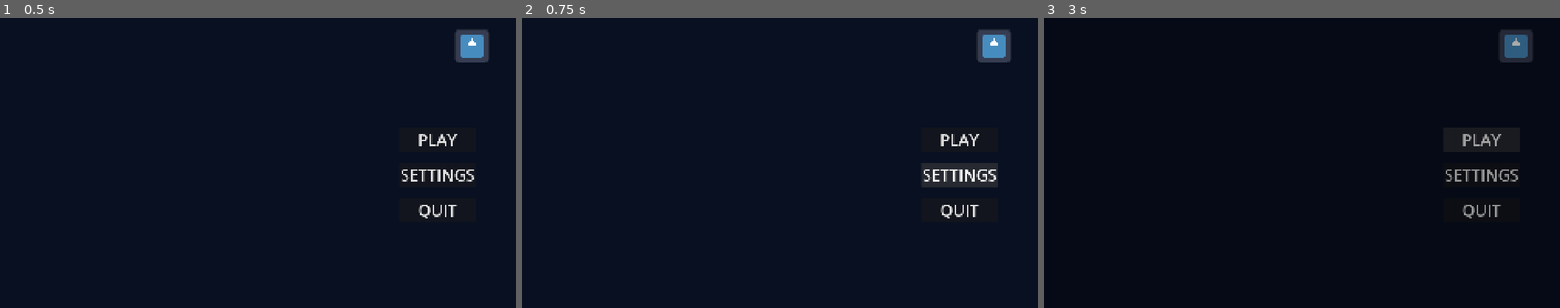
Above: before the commit, frames 1-3 (left to right).
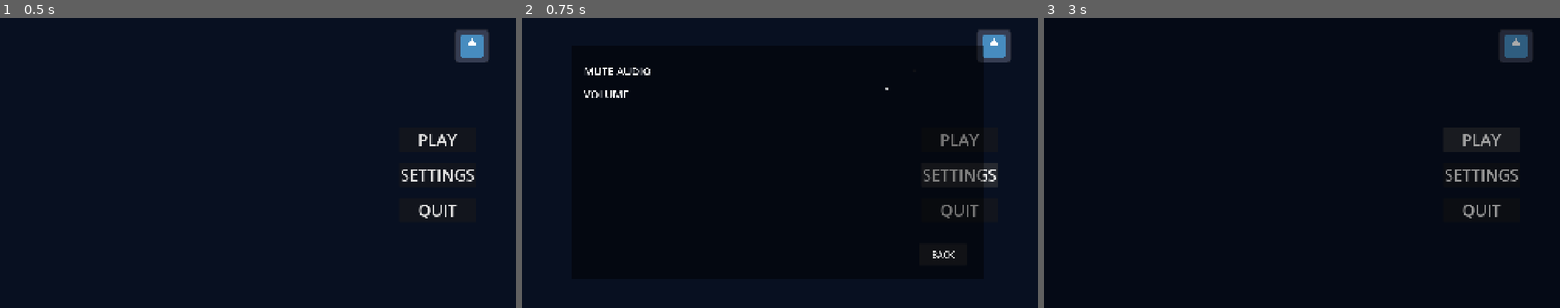
Above: after the commit, the same moments.

Repository: g3evorz/Gameseed-2026
Game: Godot game, scene res://Scenes/Homescreen.tscn
The game is run twice, just before and just after one commit, with the same random seed, the same clock (stepped at 60 frames per second) and the same inputs. The engine's default icon, where the game draws it, is replaced by a stand-in: a white triangle on a blue panel in a dark square.
Inputs (mouse positions are in pixels of both pictures, inside the frame that each line leads up to):
- Up to frame 1 (0.5 s): no input
- Up to frame 2 (0.75 s): click "SETTINGS" at 0.5 s
- Up to frame 3 (3 s): click (1436, 70) at 1.27 s; click (1467, 255) at 2 s, where only the run after the commit has a clickable "BACK"; click "PLAY" at 2.75 s

Frame 1 is identical in both runs. In frame 2, 0.9% of the frame differs, in the area x 12-90%, y 9-83%; in frame 3, nothing differs.

Commit message:
Add settings and audio handler

Diff:
--- a/Scenes/Homescreen.tscn
+++ b/Scenes/Homescreen.tscn
@@ -74,7 +74,95 @@
 [node name="ConfirmationPanel" parent="." unique_id=699353212 instance=ExtResource("3_b08y3")]
 layout_mode = 1
 
+[node name="SettingsPanel" type="Control" parent="." unique_id=426690044]
+layout_mode = 1
+anchors_preset = 15
+anchor_right = 1.0
+anchor_bottom = 1.0
+grow_horizontal = 2
+grow_vertical = 2
+
+[node name="ColorRect" type="ColorRect" parent="SettingsPanel" unique_id=350844861]
+layout_mode = 1
+anchors_preset = 8
+anchor_left = 0.5
+anchor_top = 0.5
+anchor_right = 0.5
+anchor_bottom = 0.5
+offset_left = -777.99994
+offset_top = -433.99997
+offset_right = 1142.0
+offset_bottom = 646.0
+grow_horizontal = 2
+grow_vertical = 2
+scale = Vector2(0.8, 0.8)
+color = Color(0, 0, 0, 0.4745098)
+
+[node name="MarginContainer" type="MarginContainer" parent="SettingsPanel/ColorRect" unique_id=116522752]
+layout_mode = 1
+anchors_preset = 15
+anchor_right = 1.0
+anchor_bottom = 1.0
+grow_horizontal = 2
+grow_vertical = 2
+theme_override_constants/margin_left = 60
+theme_override_constants/margin_top = 80
+theme_override_constants/margin_right = 60
+theme_override_constants/margin_bottom = 50
+
+[node name="VBoxContainer" type="VBoxContainer" parent="SettingsPanel/ColorRect/MarginContainer" unique_id=697842172]
+layout_mode = 2
+theme_override_constants/separation = 40
+
+[node name="HBoxContainer" type="HBoxContainer" parent="SettingsPanel/ColorRect/MarginContainer/VBoxContainer" unique_id=976005815]
+layout_mode = 2
+theme_override_constants/separation = 1200
+
+[node name="MuteLabel" type="Label" parent="SettingsPanel/ColorRect/MarginContainer/VBoxContainer/HBoxContainer" unique_id=1578302864]
+layout_mode = 2
+theme_override_font_sizes/font_size = 50
+text = "MUTE AUDIO "
+
+[node name="Mute" type="CheckBox" parent="SettingsPanel/ColorRect/MarginContainer/VBoxContainer/HBoxContainer" unique_id=292162702]
+layout_mode = 2
+
+[node name="HBoxContainer2" type="HBoxContainer" parent="SettingsPanel/ColorRect/MarginContainer/VBoxContainer" unique_id=1501142483]
+layout_mode = 2
+theme_override_constants/separation = 1200
+
+[node name="Volume" type="Label" parent="SettingsPanel/ColorRect/MarginContainer/VBoxContainer/HBoxContainer2" unique_id=983705103]
+layout_mode = 2
+theme_override_font_sizes/font_size = 50
+text = "VOLUME"
+
+[node name="VolumeSlider" type="HSlider" parent="SettingsPanel/ColorRect/MarginContainer/VBoxContainer/HBoxContainer2" unique_id=1292663245]
+layout_mode = 2
+max_value = 1.0
+step = 0.05
+
+[node name="MarginContainer2" type="MarginContainer" parent="SettingsPanel/ColorRect" unique_id=325341801]
+layout_mode = 1
+anchors_preset = 3
+anchor_left = 1.0
+anchor_top = 1.0
+anchor_right = 1.0
+anchor_bottom = 1.0
+offset_left = -300.0
+offset_top = -161.0
+grow_horizontal = 0
+grow_vertical = 0
+theme_override_constants/margin_right = 80
+theme_override_constants/margin_bottom = 60
+
+[node name="BackSettings" type="Button" parent="SettingsPanel/ColorRect/MarginContainer2" unique_id=1032263527]
+layout_mode = 2
+theme_override_font_sizes/font_size = 40
+text = "BACK"
+
 [connection signal="pressed" from="ColorRect/MarginButton/VBoxContainer/ButtonPlay" to="." method="_on_button_play_pressed"]
 [connection signal="pressed" from="ColorRect/MarginButton/VBoxContainer/ButtonSettings" to="." method="_on_button_settings_pressed"]
 [connection signal="pressed" from="ColorRect/MarginButton/VBoxContainer/ButtonExit" to="." method="_on_button_exit_pressed"]
 [connection signal="konfirmasi_ya" from="ConfirmationPanel" to="." method="_on_confirmation_panel_konfirmasi_ya"]
+[connection signal="toggled" from="SettingsPanel/ColorRect/MarginContainer/VBoxContainer/HBoxContainer/Mute" to="." method="_on_mute_toggled"]
+[connection signal="value_changed" from="SettingsPanel/ColorRect/MarginContainer/VBoxContainer/HBoxContainer2/VolumeSlider" to="." method="_on_volume_slider_value_changed"]
+[connection signal="pressed" from="SettingsPanel/ColorRect/MarginContainer2/BackSettings" to="." method="_on_back_settings_pressed"]
--- /dev/null
+++ b/Script/autoload/AudioManager.gd
@@ -0,0 +1,52 @@
+extends Node
+
+const SAVE_PATH = "user://audio_settings.cfg"
+var master_bus_index: int
+
+# Variabel penyimpan status audio saat ini
+var current_volume: float = 1.0 # 1.0 = 100%, 0.5 = 50%
+var is_muted: bool = false
+
+func _ready():
+	# Mengambil indeks dari Bus "Master" bawaan Godot
+	master_bus_index = AudioServer.get_bus_index("Master")
+
+	load_audio_settings()
+	terapkan_pengaturan()
+
+# Dipanggil oleh UI Slider
+func set_volume(nilai: float):
+	current_volume = nilai
+	terapkan_pengaturan()
+	save_audio_settings()
+
+# Dipanggil oleh UI CheckButton (Mute)
+func set_mute(kondisi: bool):
+	is_muted = kondisi
+	terapkan_pengaturan()
+	save_audio_settings()
+
+# Mengeksekusi perubahan ke engine Godot
+func terapkan_pengaturan():
+	# Mute / Unmute
+	AudioServer.set_bus_mute(master_bus_index, is_muted)
+
+	# Godot menggunakan hitungan Decibel (dB), fungsi linear_to_db akan mengonversi skala 0.0 - 1.0 menjadi dB dengan akurat
+	AudioServer.set_bus_volume_db(master_bus_index, linear_to_db(current_volume))
+
+
+# --- SISTEM PENYIMPANAN SINKRONOUS ---
+func save_audio_settings():
+	var config = ConfigFile.new()
+	config.set_value("Audio", "volume", current_volume)
+	config.set_value("Audio", "mute", is_muted)
+	config.save(SAVE_PATH)
+
+func load_audio_settings():
+	var config = ConfigFile.new()
+	if config.load(SAVE_PATH) == OK:
+		current_volume = config.get_value("Audio", "volume", 1.0)
+		is_muted = config.get_value("Audio", "mute", false)
+	else:
+		current_volume = 1.0
+		is_muted = false
--- a/Script/homescreen.gd
+++ b/Script/homescreen.gd
@@ -1,13 +1,22 @@
 extends Control
 
 @onready var confirmation_panel  = $ConfirmationPanel
+@onready var settings_panel = $SettingsPanel
+
+@onready var mute_button = $SettingsPanel/ColorRect/MarginContainer/VBoxContainer/HBoxContainer/Mute
+@onready var volume_slider = $SettingsPanel/ColorRect/MarginContainer/VBoxContainer/HBoxContainer2/VolumeSlider
+
+func _ready() -> void:
+	settings_panel.hide()
+	mute_button.button_pressed = AudioManager.is_muted
+	volume_slider.value = AudioManager.current_volume
 
 func _on_button_play_pressed() -> void:
 	SceneTransition.pindah_scene("res://Scenes/Upgradable.tscn")
 
 
 func _on_button_settings_pressed() -> void:
-	pass # Replace with function body.
+	settings_panel.show()
 
 
 func _on_button_exit_pressed() -> void:
@@ -18,3 +27,16 @@
 	SceneTransition.animation_player.play("fade_in")
 	await get_tree().create_timer(0.5).timeout
 	get_tree().free()
+
+
+func _on_back_settings_pressed() -> void:
+	settings_panel.hide()
+
+
+# Sinyal saat HSlider digeser
+func _on_volume_slider_value_changed(value):
+	AudioManager.set_volume(value)
+
+
+func _on_mute_toggled(toggled_on: bool) -> void:
+	AudioManager.set_mute(toggled_on)
--- a/project.godot
+++ b/project.godot
@@ -22,6 +22,7 @@
 SwipeControls="*uid://3nxliqpdpb0o"
 LevelManager="*uid://ctftklvi8gp38"
 SceneTransition="*uid://m2wlyersoc5l"
+AudioManager="*uid://cu2ma7iyr0sf4"
 
 [display]
 
Not shown, added: Script/autoload/AudioManager.gd.uid
